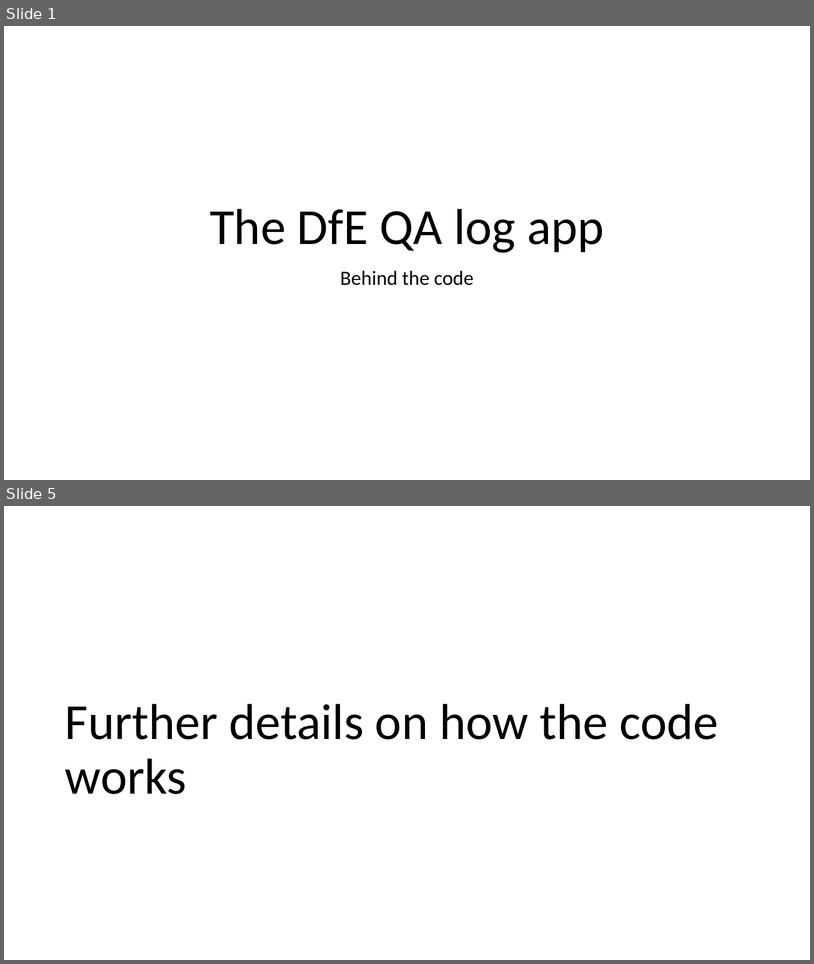
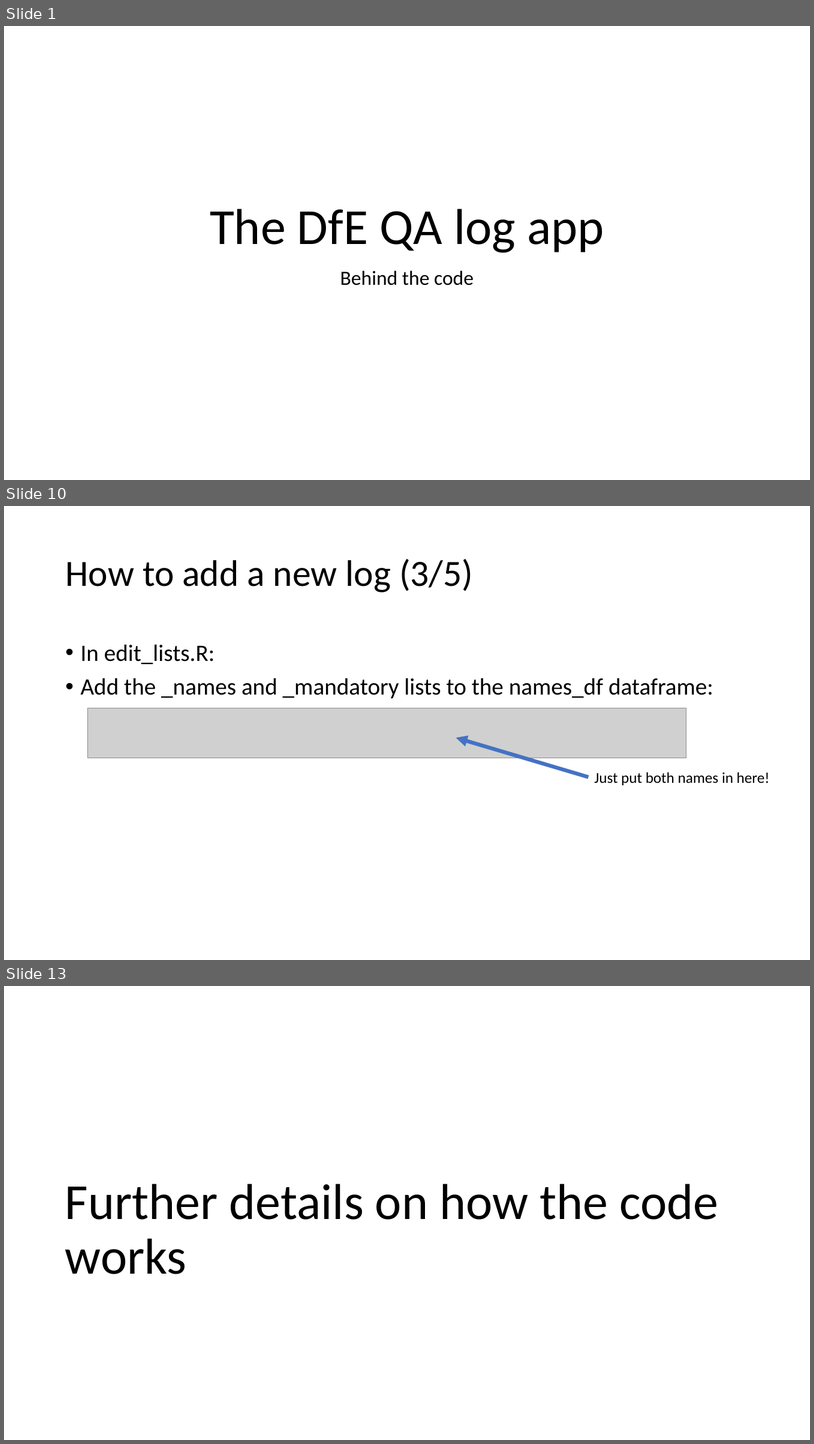
Before and after one commit to tmorley1/qa_log_app, a slide deck: QA log app - behind the code.pptx. Shown one above the other, each under a label of ours: slides 1 and 5 before the commit, slides 1, 10 and 13 after it; the slides between them are not shown. The pictures are 814x964 and 814x1444 pixels, drawn with LibreOffice and Linux fonts; fonts in the diff are those of the drawing; grey boxes stand for pictures. Boxes give left, top, right and bottom in pixels: in the first picture for what was removed or moved away, otherwise in the second. Text is boxed around its words. In the diff, an @@ line names an element or a change of style, - is before the commit and + after.

```diff
--- a/QA log app - behind the code.pptx
+++ b/QA log app - behind the code.pptx
@@ slide 10 added at (4, 506, 810, 960), background #FFFFFF @@
@@ title added at (65, 559, 473, 592), 44 pt, text #000000 @@
+How to add a new log (3/5)
@@ text added at (81, 644, 714, 699), 28 pt, text #000000 @@
+• In edit_lists.R:
+• Add the _names and _mandatory lists to the names_df dataframe:
@@ picture added at (87, 708, 687, 757) @@
@@ arrow added from (589, 777) to (456, 738), #4472C4 4.5 pt @@
@@ text added at (594, 772, 770, 785), 18 pt, text #000000 @@
+Just put both names in here!
@@ what was slide 5 is now slide 13 @@
```
Also in this commit, not shown: 3 slides changed, 7 other slides added, 5 other files.
